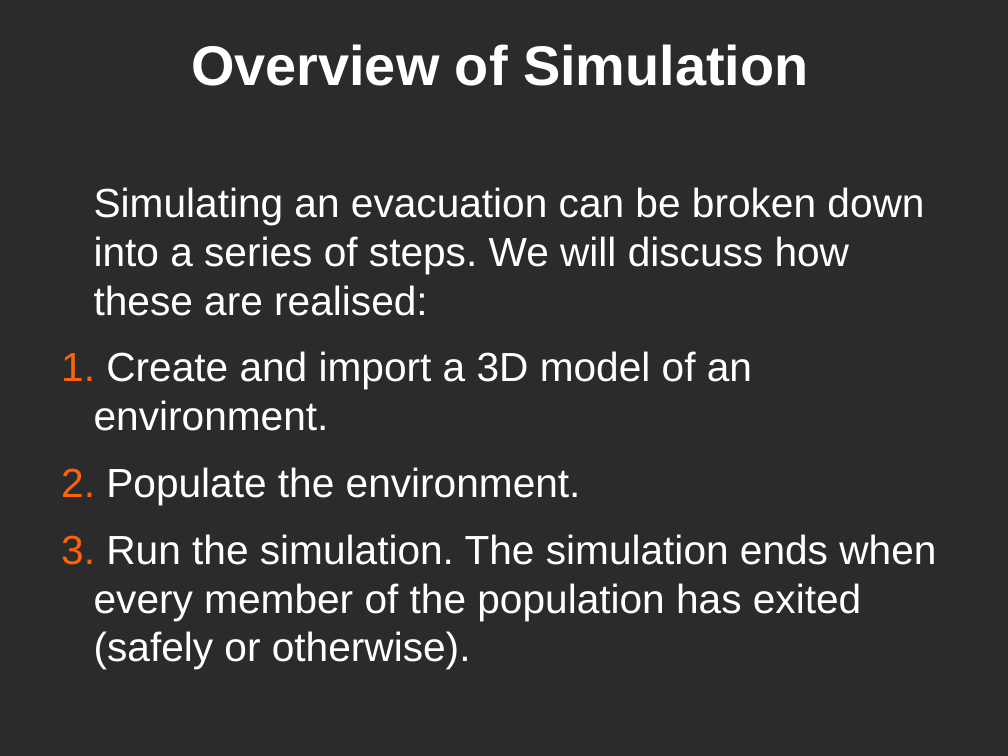
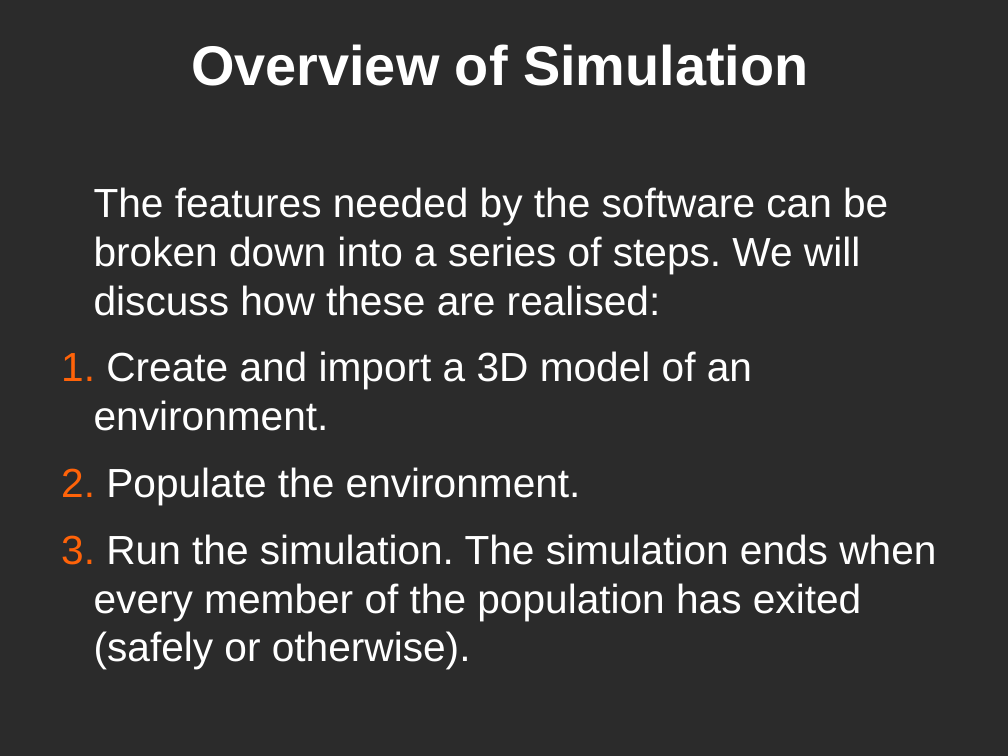
Before and after one commit to dantomosoiu/teamproject, a slide deck: slide 6 of Presentation/TeamProjectPresentationv5.odp. Drawn at 1008x756 pixels with LibreOffice and Linux fonts; fonts in the diff are those of the drawing; background and template pictures are left out; a plain dark background stands for a picture behind light text. Boxes give left, top, right and bottom in pixels: in the first picture for what was removed or moved away, otherwise in the second. Text is boxed around its words. In the diff, an @@ line names an element or a change of style, - is before the commit and + after.

```diff
--- a/Presentation/TeamProjectPresentationv5.odp
+++ b/Presentation/TeamProjectPresentationv5.odp
@@ text at (94,187,888,316): text changed @@
-Simulating an evacuation can be broken down into a series of steps. We will discuss how these are realised:
+The features needed by the software can be broken down into a series of steps. We will discuss how these are realised:
```
Also in this commit, not shown: 1 other slide changed, 1 slide removed, 3 other files.
